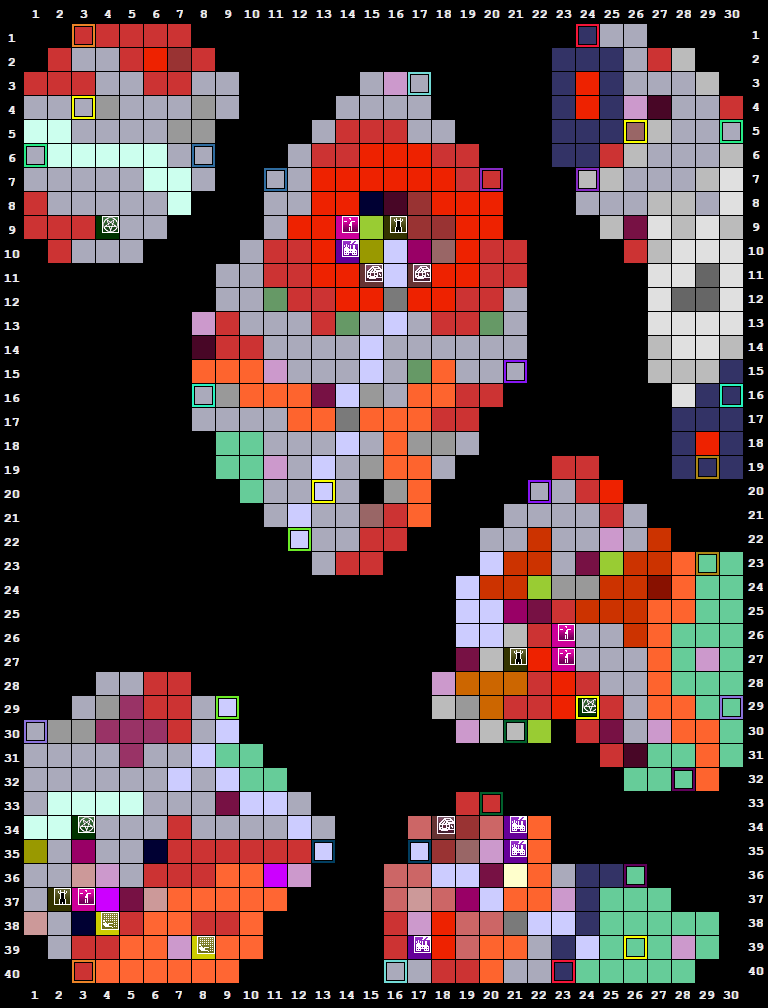
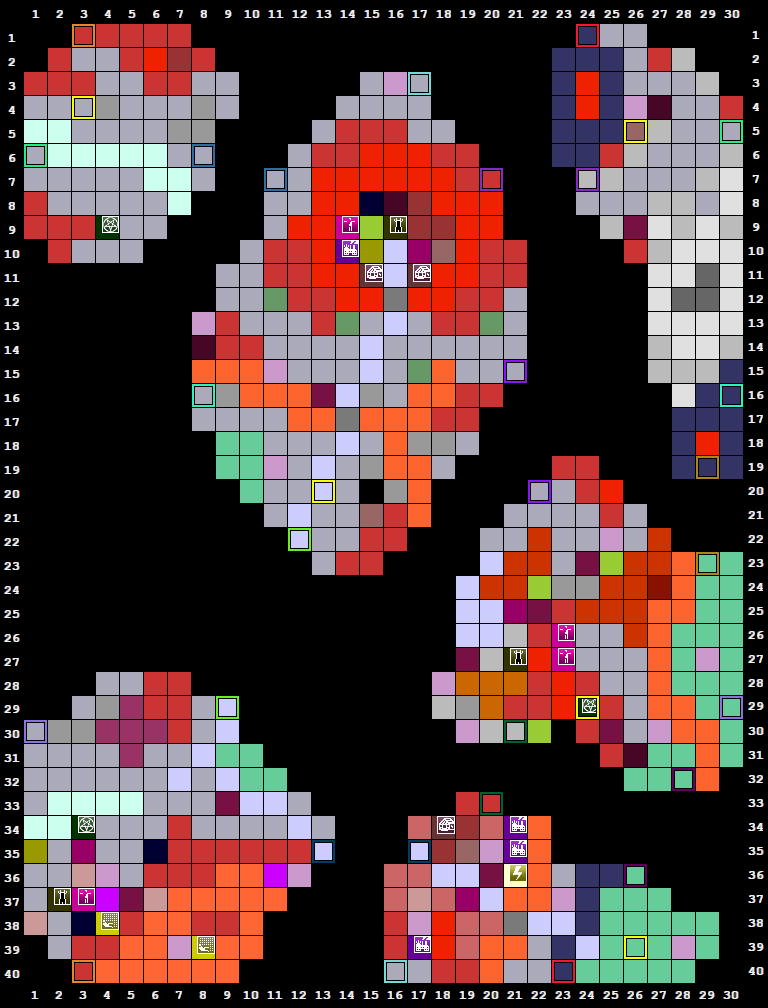
Revision of a layered 768 x 1008 image; what changed, layer by layer:
painted on "stygia_orig.png" over [509, 864, 527, 882]
